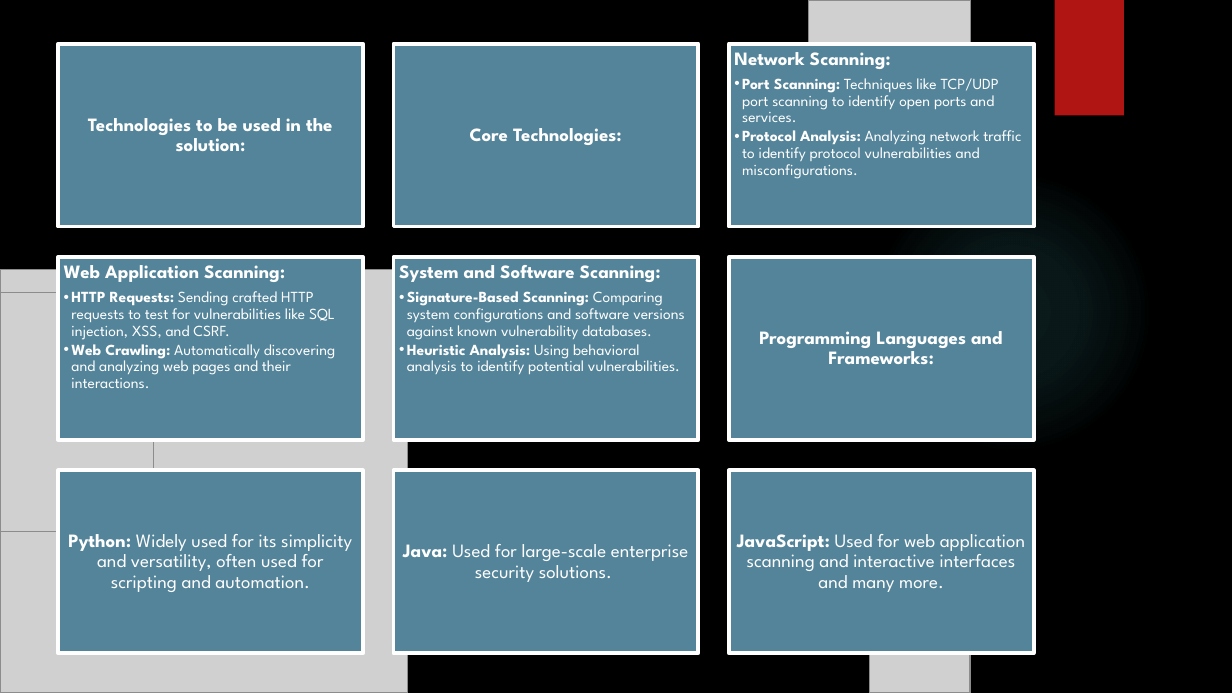
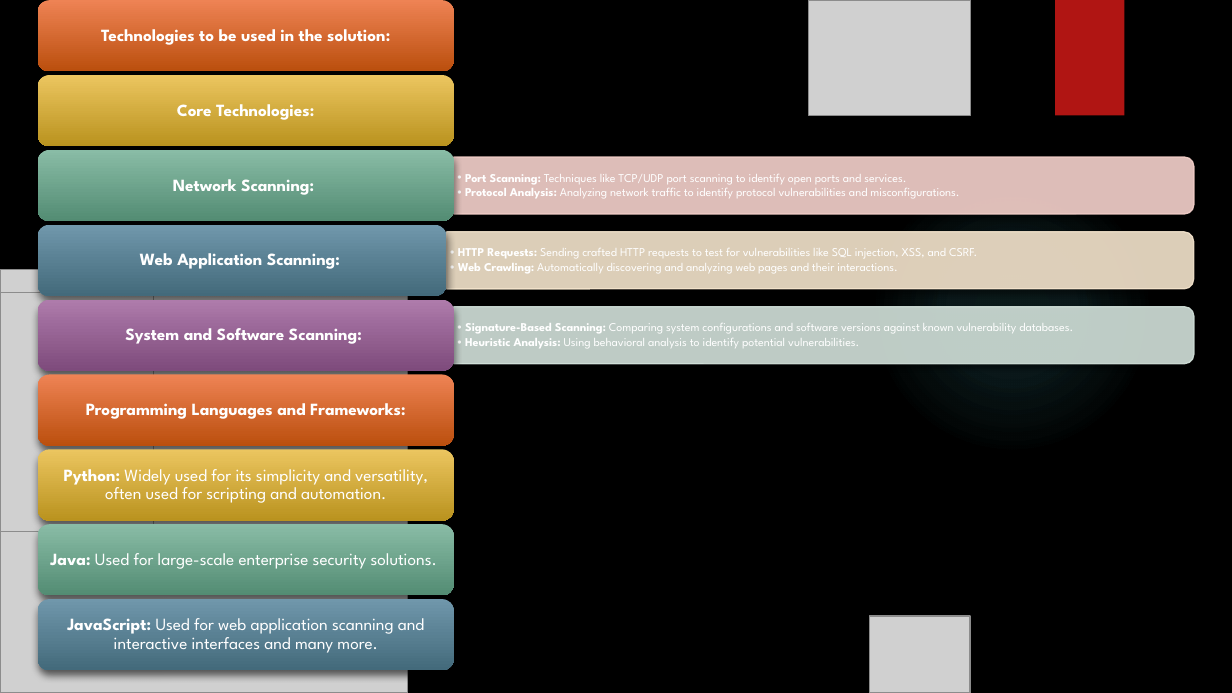
Before and after one commit to Aryanshukla578/Hackathon, a slide deck: slide 7 of Hackathon(codebharat).pptx. Drawn at 1232x693 pixels with LibreOffice and Linux fonts; fonts in the diff are those of the drawing; grey boxes stand for pictures; background and template pictures are left out. Boxes give left, top, right and bottom in pixels: in the first picture for what was removed or moved away, otherwise in the second. Text is boxed around its words. In the diff, an @@ line names an element or a change of style, - is before the commit and + after.

```diff
--- a/Hackathon(codebharat).pptx
+++ b/Hackathon(codebharat).pptx
@@ text "Technologies to be used in ...": place and size @@
-text "Technologies to be used in ..." at <box>88,118,333,151</box>
+text "Technologies to be used in ..." at <box>101,29,390,45</box>
@@ text at <box>734,52,891,69</box>: paragraph removed @@
-Network Scanning:
@@ text "Core Technologies:": place and size @@
-text "Core Technologies:" at <box>470,128,622,145</box>
+text "Core Technologies:" at <box>177,104,314,120</box>
@@ text "Port Scanning: Techniques like TCP/UDP ...": place and size @@
-text "Port Scanning: Techniques like TCP/UDP ..." at <box>734,52,1021,179</box>
+text "Port Scanning: Techniques like TCP/UDP ..." at <box>465,174,959,199</box>
@@ size 9 to 7 pt; vertical alignment top to middle in 3 elements at <box>465,174,959,199</box>, <box>465,323,1073,348</box>, <box>458,248,977,274</box> @@
@@ text "HTTP Requests: Sending crafted HTTP ...": place and size @@
-text "HTTP Requests: Sending crafted HTTP ..." at <box>64,265,335,388</box>
+text "HTTP Requests: Sending crafted HTTP ..." at <box>458,248,977,274</box>
@@ text at <box>64,265,285,282</box>: paragraph removed @@
-Web Application Scanning:
@@ text at <box>399,265,661,282</box>: paragraph removed @@
-System and Software Scanning:
@@ text "Signature-Based Scanning: Comparing system configurations ...": place and size @@
-text "Signature-Based Scanning: Comparing system configurations ..." at <box>399,265,684,374</box>
+text "Signature-Based Scanning: Comparing system configurations ..." at <box>465,323,1073,348</box>
@@ text "Programming Languages and Frameworks:": place and size @@
-text "Programming Languages and Frameworks:" at <box>759,331,1002,364</box>
+text "Programming Languages and Frameworks:" at <box>86,403,405,419</box>
@@ text "Python: Widely used for its ...": place and size @@
-text "Python: Widely used for its ..." at <box>68,534,352,592</box>
+text "Python: Widely used for its ..." at <box>64,469,428,503</box>
@@ group removed at <box>58,43,1034,653</box>: 9 rectangles @@
@@ text "Java: Used for large-scale enterprise ...": place and size @@
-text "Java: Used for large-scale enterprise ..." at <box>403,544,688,582</box>
+text "Java: Used for large-scale enterprise ..." at <box>50,553,437,569</box>
@@ group added at <box>37,0,1194,670</box>: 9 rounded rectangles, 3 round same rects, 3 texts @@
+Network Scanning:
+Web Application Scanning:
+System and Software Scanning:
@@ size 11 to 10 pt in 6 elements at <box>64,469,428,503</box>, <box>101,29,390,45</box>, <box>177,104,314,120</box>, <box>50,553,437,569</box>, <box>86,403,405,419</box>, <box>67,618,425,653</box> @@
@@ text "JavaScript: Used for web application ...": place and size @@
-text "JavaScript: Used for web application ..." at <box>737,534,1025,592</box>
+text "JavaScript: Used for web application ..." at <box>67,618,425,653</box>
```
Also in this commit, not shown: 1 other slide changed.
